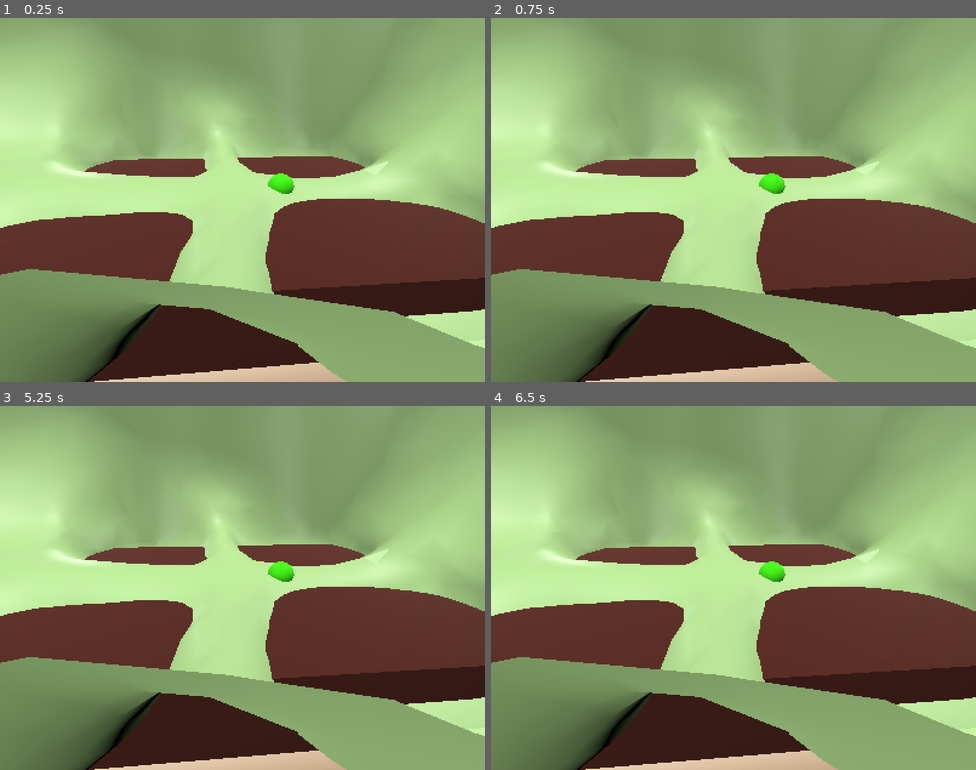
Above: before the commit, frames 1-4 (two rows, left to right).
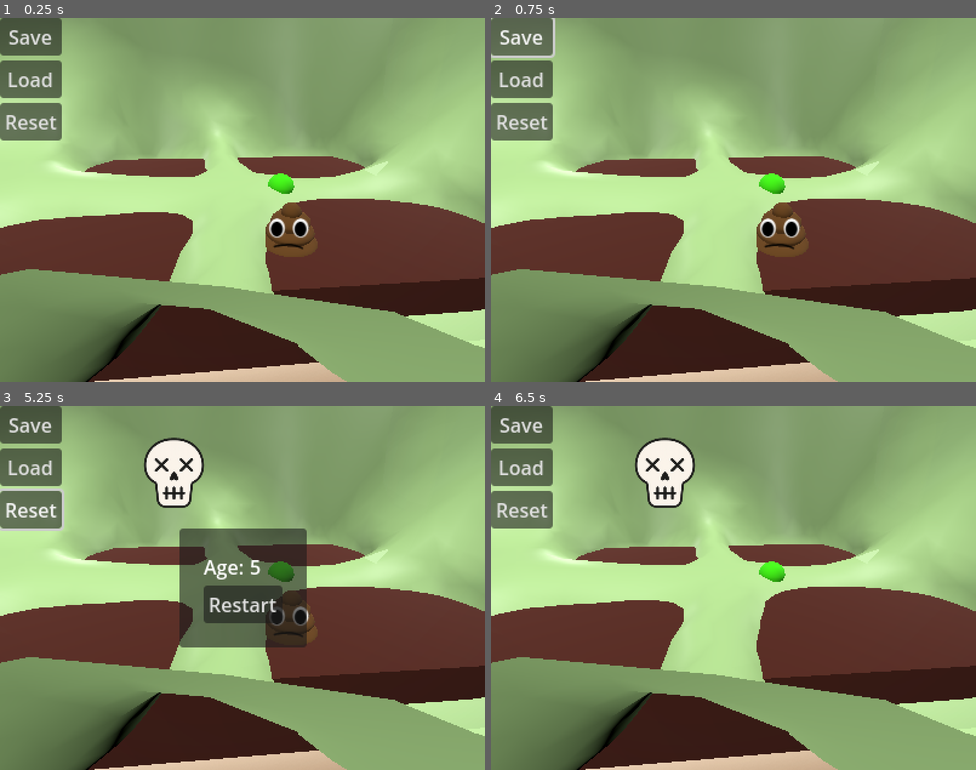
Above: after the commit, the same moments.

Repository: Screwloose-Games/tiny-pet
Game: Godot game, scene res://levels/level_main.tscn
The game is run twice, just before and just after one commit, with the same random seed, the same clock (stepped at 60 frames per second) and the same inputs.
Inputs (mouse positions are in pixels of both pictures, inside the frame that each line leads up to):
- Up to frame 1 (0.25 s): no input
- Up to frame 2 (0.75 s): click (520, 36) at 0.5 s, where only the run after the commit has a clickable "Save"
- Up to frame 3 (5.25 s): click (29, 467) at 1.25 s, where only the run after the commit has a clickable "Load"; click (29, 507) at 2 s, where only the run after the commit has a clickable "Reset"; move the mouse to (349, 569) at 2.77 s; click (349, 569) at 2.92 s; drag from (145, 606) to (218, 660) at 3.52 s; move the mouse to (291, 507) at 4.27 s; click (291, 507) at 4.42 s; drag from (218, 660) to (97, 533) at 5.02 s
- Up to frame 4 (6.5 s): click (733, 602) at 5.75 s, where only the run after the commit has a clickable "Restart"

The runs differ from the first frame. In frame 1, 4.7% of the frame differs, in the area x 0-66%, y 0-65%; in frame 2, 4.8%; in frame 3, 15%, in the area x 0-66%, y 0-67%; in frame 4, 5.7%.

Commit message:
add save-load start

Diff:
--- a/components/draggable_static_body_3d.gd
+++ b/components/draggable_static_body_3d.gd
@@ -81,9 +81,7 @@
 	var cam = get_viewport().get_camera_3d()
 	var params = PhysicsRayQueryParameters3D.new()
 	params.from = cam.project_ray_origin(mouse_pos)
-	print("ray origin: ", params.from)
 	params.to = cam.project_position(mouse_pos, ray_length)
-	print("ray origin: ", params.from)
 	# get all collision shapes that are children of
 	var to_ignore = [self]
 	to_ignore.append_array(ignore_colliders)
--- a/game_state/creature_lifecycle_state.tres
+++ b/game_state/creature_lifecycle_state.tres
@@ -5,7 +5,7 @@
 [resource]
 script = ExtResource("1_v8q8j")
 current_age = 0.0
-life_span = 80.0
+life_span = 5.1
 egg_threshold = 1.0
 baby_threshold = 3.0
 young_threshold = 10.0
--- /dev/null
+++ b/game_state/default_game_state.tres
@@ -0,0 +1,55 @@
+[gd_resource type="Resource" script_class="GameStateResource" load_steps=10 format=3 uid="uid://bfncameot2in6"]
+
+[ext_resource type="Script" uid="uid://df6iaoolq03m3" path="res://components/cleanliness_state.gd" id="1_u46sn"]
+[ext_resource type="Script" uid="uid://c56d5xfbi3j21" path="res://components/hunger_state.gd" id="2_pbi05"]
+[ext_resource type="Script" uid="uid://bofpvg0ah1orh" path="res://components/lifecycle_state.gd" id="3_72kh2"]
+[ext_resource type="Script" uid="uid://bm5cjxd88p5is" path="res://components/social_state.gd" id="4_ao6wl"]
+[ext_resource type="Script" uid="uid://qoq1jsvfho2s" path="res://game_state/game_state_resource.gd" id="5_bxh5t"]
+
+[sub_resource type="Resource" id="Resource_bxh5t"]
+script = ExtResource("1_u46sn")
+cleanliness = 1.0
+cleanliness_down_rate = 0.01
+poop_cleanliness_down_rate = 0.05
+clean_threshold = 0.7
+dirty_threshold = 0.4
+metadata/_custom_type_script = "uid://df6iaoolq03m3"
+
+[sub_resource type="Resource" id="Resource_p20xx"]
+script = ExtResource("2_pbi05")
+fullness = 0.7
+fullness_down_rate = 0.01
+overfed_threshold = 0.7
+full_threshold = 0.5
+hungry_threshold = 0.3
+food_per_feed_action = 0.1
+metadata/_custom_type_script = "uid://c56d5xfbi3j21"
+
+[sub_resource type="Resource" id="Resource_8gfsq"]
+script = ExtResource("3_72kh2")
+current_age = 0.0
+life_span = 5.1
+egg_threshold = 1.0
+baby_threshold = 3.0
+young_threshold = 10.0
+adult_threshold = 40.0
+old_threshold = 60.0
+seconds_per_year = 1.0
+metadata/_custom_type_script = "uid://bofpvg0ah1orh"
+
+[sub_resource type="Resource" id="Resource_gj3yn"]
+script = ExtResource("4_ao6wl")
+social_meter = 1.0
+social_down_rate = 0.01
+loved_threshold = 0.5
+lonely_threshold = 0.3
+pet_socialization_amount = 0.5
+metadata/_custom_type_script = "uid://bm5cjxd88p5is"
+
+[resource]
+script = ExtResource("5_bxh5t")
+default_hunger_state = SubResource("Resource_p20xx")
+default_cleanliness_state = SubResource("Resource_bxh5t")
+default_social_state = SubResource("Resource_gj3yn")
+default_lifecycle_state = SubResource("Resource_8gfsq")
+metadata/_custom_type_script = "uid://qoq1jsvfho2s"
--- /dev/null
+++ b/game_state/game_state_resource.gd
@@ -0,0 +1,18 @@
+class_name GameStateResource
+extends Resource
+
+@export var default_hunger_state: HungerState
+@export var default_cleanliness_state: CleanlinessState
+@export var default_social_state: SocialState
+@export var default_lifecycle_state: LifecycleState
+
+var current_hunger_state: HungerState
+var current_cleanliness_state: CleanlinessState
+var current_social_state: SocialState
+var current_lifecycle_state: LifecycleState
+
+#func _init() -> void:
+	#current_hunger_state = default_hunger_state.duplicate()
+	#current_cleanliness_state = default_cleanliness_state.duplicate()
+	#current_social_state = default_social_state.duplicate()
+	#current_lifecycle_state = default_lifecycle_state.duplicate()
--- /dev/null
+++ b/globals/game_state.gd
@@ -0,0 +1,40 @@
+extends Node
+
+# Save game to user data
+@export_file("*.tres") var save_file: String = "user://saved_game_state.tres"
+
+@export var default_game_state: GameStateResource
+var game_state: GameStateResource
+
+var saved_game_state: GameStateResource
+
+@onready var save_button: Button = %SaveButton
+@onready var load_button: Button = %LoadButton
+@onready var reset_button: Button = %ResetButton
+# Called when the node enters the scene tree for the first time.
+func _ready() -> void:
+	# Connect the button signals to the respective functions
+	save_button.pressed.connect(save_game_state)
+	load_button.pressed.connect(load_saved_game_state)
+	reset_button.pressed.connect(reset_game_state_to_default)
+	load_game_state()
+
+
+func load_game_state() -> void:
+	if ResourceLoader.exists(save_file):
+		game_state = ResourceLoader.load(save_file)
+	else:
+		game_state = default_game_state.duplicate()
+
+func load_saved_game_state() -> void:
+	var loaded_state = ResourceLoader.load(save_file, "", ResourceLoader.CACHE_MODE_REPLACE_DEEP)
+	if loaded_state:
+		game_state = loaded_state.duplicate()
+
+func save_game_state():
+	ResourceSaver.save(game_state, save_file, ResourceSaver.FLAG_REPLACE_SUBRESOURCE_PATHS)
+
+func reset_game_state_to_default():
+	ResourceLoader.load(default_game_state.resource_path, "", ResourceLoader.CACHE_MODE_REPLACE_DEEP)
+	game_state = default_game_state.duplicate()
+	save_game_state()
--- /dev/null
+++ b/globals/game_state.tscn
@@ -0,0 +1,29 @@
+[gd_scene load_steps=3 format=3 uid="uid://cju4qauponcev"]
+
+[ext_resource type="Script" uid="uid://3fmueepnkeyg" path="res://globals/game_state.gd" id="1_wrrqy"]
+[ext_resource type="Resource" uid="uid://bfncameot2in6" path="res://game_state/default_game_state.tres" id="2_lsnpl"]
+
+[node name="GameState" type="Node"]
+script = ExtResource("1_wrrqy")
+default_game_state = ExtResource("2_lsnpl")
+
+[node name="CanvasLayer" type="CanvasLayer" parent="."]
+
+[node name="VBoxContainer" type="VBoxContainer" parent="CanvasLayer"]
+offset_right = 40.0
+offset_bottom = 40.0
+
+[node name="SaveButton" type="Button" parent="CanvasLayer/VBoxContainer"]
+unique_name_in_owner = true
+layout_mode = 2
+text = "Save"
+
+[node name="LoadButton" type="Button" parent="CanvasLayer/VBoxContainer"]
+unique_name_in_owner = true
+layout_mode = 2
+text = "Load"
+
+[node name="ResetButton" type="Button" parent="CanvasLayer/VBoxContainer"]
+unique_name_in_owner = true
+layout_mode = 2
+text = "Reset"
--- a/levels/level_main.tscn
+++ b/levels/level_main.tscn
@@ -1,11 +1,17 @@
-[gd_scene load_steps=13 format=3 uid="uid://bd2umttirdhh8"]
+[gd_scene load_steps=19 format=3 uid="uid://bd2umttirdhh8"]
 
 [ext_resource type="Script" uid="uid://cbp7u20p834bb" path="res://scripts/tiny_creature_game.gd" id="1_chjw3"]
 [ext_resource type="PackedScene" uid="uid://b7td0fbdkbfxb" path="res://actors/creature/prefab_creature.tscn" id="2_chjw3"]
+[ext_resource type="Script" uid="uid://u4ejnjoumlmd" path="res://levels/level_state.gd" id="2_pexq2"]
 [ext_resource type="Script" uid="uid://s0dwxj5gim5a" path="res://scripts/camtarget_marker_3d.gd" id="3_1vx7t"]
+[ext_resource type="Resource" uid="uid://c8p22i4so65t3" path="res://game_state/creature_hunger_state.tres" id="4_hosi1"]
 [ext_resource type="Shader" uid="uid://ck061bafdwf06" path="res://shaders/glass_02.gdshader" id="4_pexq2"]
+[ext_resource type="Resource" uid="uid://depk3elhit4o" path="res://game_state/creature_cleanliness_state.tres" id="5_8r1vr"]
 [ext_resource type="Shader" uid="uid://cvx4u6361cydg" path="res://shaders/wood.gdshader" id="5_47e7m"]
 [ext_resource type="PackedScene" uid="uid://cwxsslwbqxs5x" path="res://assets/3d/food/prefab_food.tscn" id="6_chjw3"]
+[ext_resource type="Resource" uid="uid://c1y7hr0aajia1" path="res://game_state/creature_social_state.tres" id="6_s8b20"]
+[ext_resource type="Script" uid="uid://d2pglrojq4wbp" path="res://scripts/stats_canvas_layer.gd" id="7_6vc24"]
+[ext_resource type="Resource" uid="uid://cnyg3hf7v7png" path="res://game_state/creature_lifecycle_state.tres" id="8_1vx7t"]
 
 [sub_resource type="Environment" id="Environment_032ar"]
 
@@ -41,7 +47,15 @@
 [node name="TinyCreatureGame" type="Node3D"]
 script = ExtResource("1_chjw3")
 
-[node name="PrefabCreature" parent="." instance=ExtResource("2_chjw3")]
+[node name="LevelState" type="Node" parent="."]
+script = ExtResource("2_pexq2")
+lifecycle_state = ExtResource("8_1vx7t")
+hunger_state = ExtResource("4_hosi1")
+cleanliness_state = ExtResource("5_8r1vr")
+social_state = ExtResource("6_s8b20")
+
+[node name="PrefabCreature" parent="." node_paths=PackedStringArray("poop_location_marker") instance=ExtResource("2_chjw3")]
+poop_location_marker = NodePath("../PoopSpotMarker3D")
 
 [node name="WorldEnvironment" type="WorldEnvironment" parent="."]
 environment = SubResource("Environment_032ar")
@@ -116,3 +130,56 @@
 
 [node name="PoopSpotMarker3D" type="Marker3D" parent="."]
 transform = Transform3D(1, 0, 0, 0, 1, 0, 0, 0, 1, -0.152193, -7.45058e-09, 0.14605)
+
+[node name="StatsCanvasLayer" type="CanvasLayer" parent="."]
+script = ExtResource("7_6vc24")
+lifecycle_state = ExtResource("8_1vx7t")
+
+[node name="Control" type="Control" parent="StatsCanvasLayer"]
+layout_mode = 3
+anchors_preset = 15
+anchor_right = 1.0
+anchor_bottom = 1.0
+grow_horizontal = 2
+grow_vertical = 2
+mouse_filter = 2
+
+[node name="PanelContainer" type="PanelContainer" parent="StatsCanvasLayer/Control"]
+layout_mode = 1
+anchors_preset = 8
+anchor_left = 0.5
+anchor_top = 0.5
+anchor_right = 0.5
+anchor_bottom = 0.5
+offset_left = -20.0
+offset_top = -20.0
+offset_right = 20.0
+offset_bottom = 20.0
+grow_horizontal = 2
+grow_vertical = 2
+
+[node name="MarginContainer" type="MarginContainer" parent="StatsCanvasLayer/Control/PanelContainer"]
+layout_mode = 2
+theme_override_constants/margin_left = 20
+theme_override_constants/margin_top = 20
+theme_override_constants/margin_right = 20
+theme_override_constants/margin_bottom = 20
+
+[node name="VBoxContainer" type="VBoxContainer" parent="StatsCanvasLayer/Control/PanelContainer/MarginContainer"]
+layout_mode = 2
+
+[node name="HBoxContainer" type="HBoxContainer" parent="StatsCanvasLayer/Control/PanelContainer/MarginContainer/VBoxContainer"]
+layout_mode = 2
+
+[node name="CreatureAgeLabel" type="Label" parent="StatsCanvasLayer/Control/PanelContainer/MarginContainer/VBoxContainer/HBoxContainer"]
+layout_mode = 2
+text = "Age:"
+
+[node name="CreatureAgeValueLabel" type="Label" parent="StatsCanvasLayer/Control/PanelContainer/MarginContainer/VBoxContainer/HBoxContainer"]
+unique_name_in_owner = true
+layout_mode = 2
+
+[node name="RestartButton" type="Button" parent="StatsCanvasLayer/Control/PanelContainer/MarginContainer/VBoxContainer"]
+unique_name_in_owner = true
+layout_mode = 2
+text = "Restart"
--- /dev/null
+++ b/levels/level_state.gd
@@ -0,0 +1,27 @@
+class_name LevelState
+# This script is used to manage the state of the level in the game.
+extends Node
+
+
+@export var lifecycle_state: LifecycleState
+@export var hunger_state: HungerState
+@export var cleanliness_state: CleanlinessState
+@export var social_state: SocialState
+
+
+func reset_level_state() -> void:
+	# Reset the game state to its initial values.
+	lifecycle_state.reset_state()
+	hunger_state.reset_state()
+	cleanliness_state.reset_state()
+	social_state.reset_state()
+
+# Called when the node enters the scene tree for the first time.
+func _ready() -> void:
+	reset_level_state()
+	pass # Replace with function body.
+
+
+# Called every frame. 'delta' is the elapsed time since the previous frame.
+func _process(delta: float) -> void:
+	pass
--- a/project.godot
+++ b/project.godot
@@ -18,6 +18,7 @@
 [autoload]
 
 GlobalSignalBus="*res://globals/global_signal_bus.tscn"
+GameState="*res://globals/game_state.tscn"
 
 [display]
 
--- /dev/null
+++ b/scripts/stats_canvas_layer.gd
@@ -0,0 +1,22 @@
+extends CanvasLayer
+
+@export var lifecycle_state: LifecycleState
+
+@onready var creature_age_value_label: Label = %CreatureAgeValueLabel
+@onready var restart_button: Button = %RestartButton
+
+func _ready() -> void:
+	lifecycle_state.lifecycle_state_changed.connect(_on_life_state_changed)
+	restart_button.pressed.connect(_on_restart_button_pressed)
+	hide()
+
+func _on_restart_button_pressed():
+	GameState.reset_game_state_to_default()
+	get_tree().reload_current_scene()
+
+func _on_life_state_changed(life_state: LifecycleState.LifeState):
+	if life_state == LifecycleState.LifeState.DEAD:
+		show()
+
+func _process(delta: float) -> void:
+	creature_age_value_label.text = str(int(lifecycle_state.current_age))
Not shown, added: game_state/game_state_resource.gd.uid
Not shown, added: globals/game_state.gd.uid
Not shown, added: levels/level_state.gd.uid
Not shown, added: scripts/stats_canvas_layer.gd.uid
